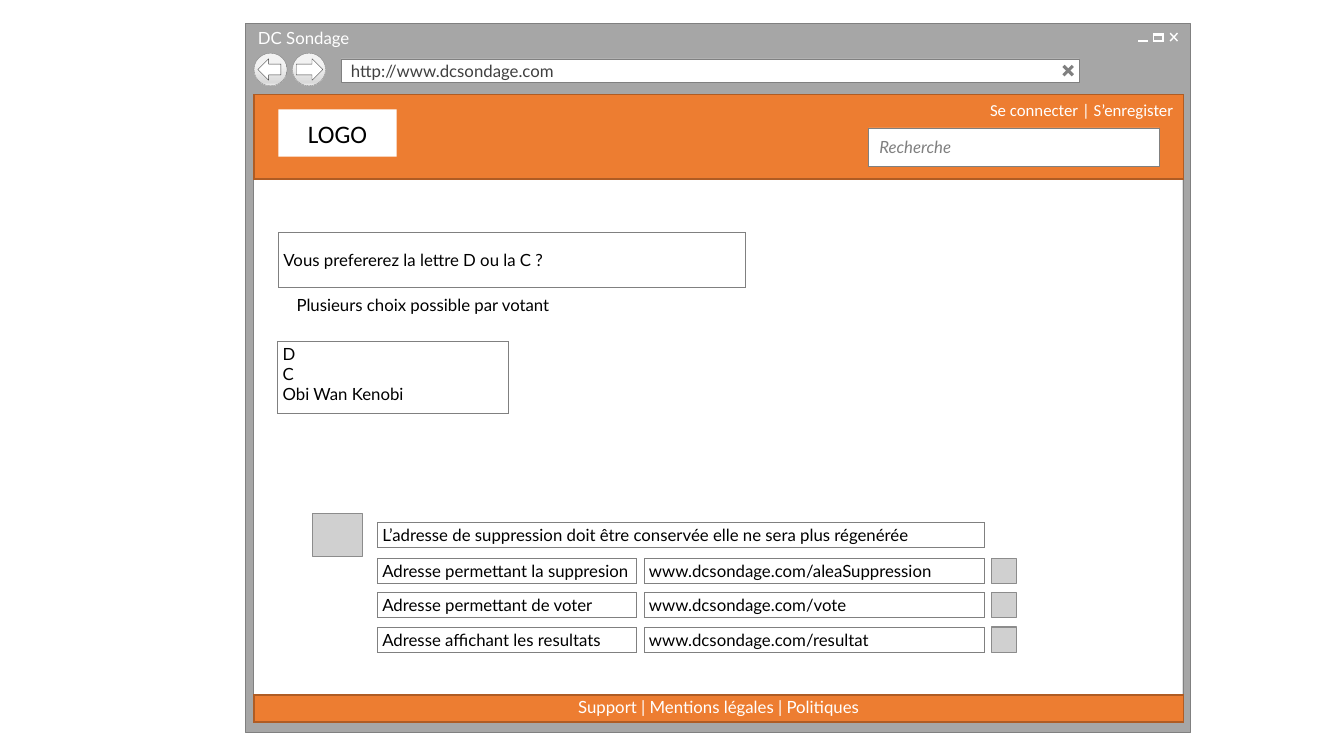
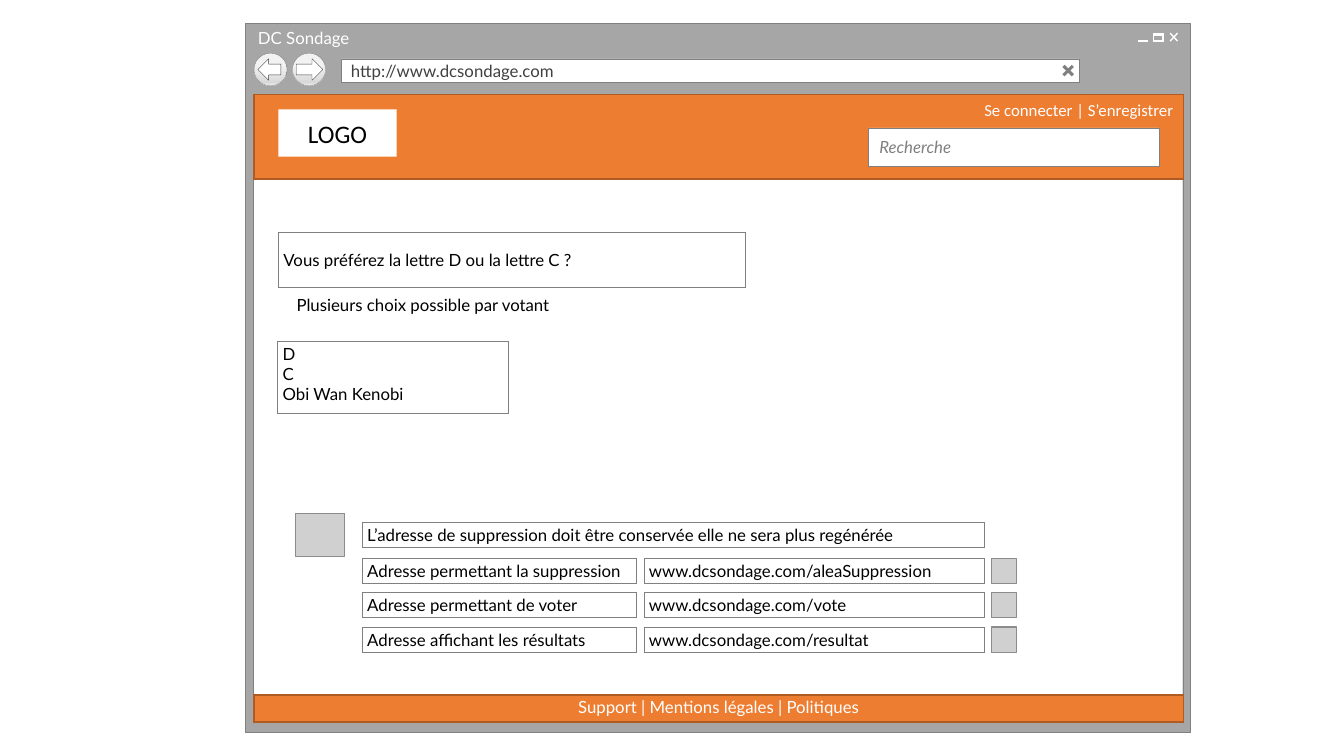
Before and after one commit to cedricbannelier/Projet1, a slide deck: slide 15 of maquetteWeb/maquetteProposition.pptx. Drawn at 1344x756 pixels with LibreOffice and Linux fonts; fonts in the diff are those of the drawing; grey boxes stand for pictures; background and template pictures are left out. Boxes give left, top, right and bottom in pixels: in the first picture for what was removed or moved away, otherwise in the second. Text is boxed around its words. In the diff, an @@ line names an element or a change of style, - is before the commit and + after.

```diff
--- a/maquetteWeb/maquetteProposition.pptx
+++ b/maquetteWeb/maquetteProposition.pptx
@@ text in rectangle at [984, 104, 1173, 119]: text changed @@
-Se connecter | S’enregister
+Se connecter | S’enregistrer
@@ text in rectangle at [283, 253, 559, 269]: text changed @@
-Vous prefererez la lettre D ou la C ?
+Vous préférez la lettre D ou la lettre C ?
@@ picture: place and size @@
-picture at [313, 513, 362, 557]
+picture at [295, 513, 345, 557]
@@ rectangle "L’adresse de suppression doit être ...": place and size @@
-rectangle "L’adresse de suppression doit être ..." at [377, 522, 985, 547]
+rectangle "L’adresse de suppression doit être ..." at [362, 522, 985, 547]
@@ text in rectangle at [367, 528, 893, 544]: text changed @@
-L’adresse de suppression doit être conservée elle ne sera plus régenérée
+L’adresse de suppression doit être conservée elle ne sera plus regénérée
@@ rectangle "Adresse permettant la suppression": place and size @@
-rectangle "Adresse permettant la suppression" at [377, 558, 636, 583]
+rectangle "Adresse permettant la suppression" at [362, 558, 636, 583]
@@ text in rectangle at [367, 564, 620, 580]: text changed @@
-Adresse permettant la suppresion
+Adresse permettant la suppression
@@ rectangle "Adresse permettant de voter": place and size @@
-rectangle "Adresse permettant de voter" at [377, 592, 636, 617]
+rectangle "Adresse permettant de voter" at [362, 592, 636, 617]
@@ rectangle "Adresse affichant les résultats": place and size @@
-rectangle "Adresse affichant les résultats" at [377, 627, 636, 652]
+rectangle "Adresse affichant les résultats" at [362, 627, 636, 652]
@@ text in rectangle at [367, 633, 586, 646]: text changed @@
-Adresse affichant les resultats
+Adresse affichant les résultats
```
Also in this commit, not shown: 27 other slides changed, 6 other files.
